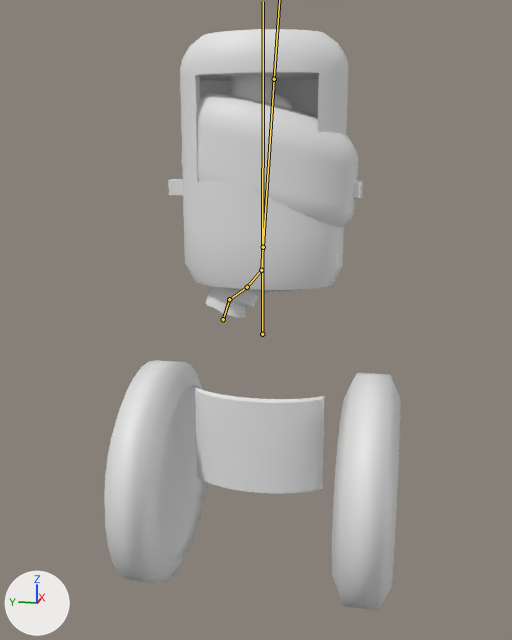
What one commit did to the FBX model Assets/robottikaula.fbx.
One viewpoint serves both versions: a camera (50 mm lens) standing at (-4.08, -0.77, 2.81) and looking at (0.0, 0.04, 1.79). The lights are fixed; the arrows at lower left show +X, +Y and +Z. Both versions are drawn at frame 41 of the action 'Armature|EmptyAction.sivu'; the numbers are the values there. The bones that bend it are drawn over the model as lines.
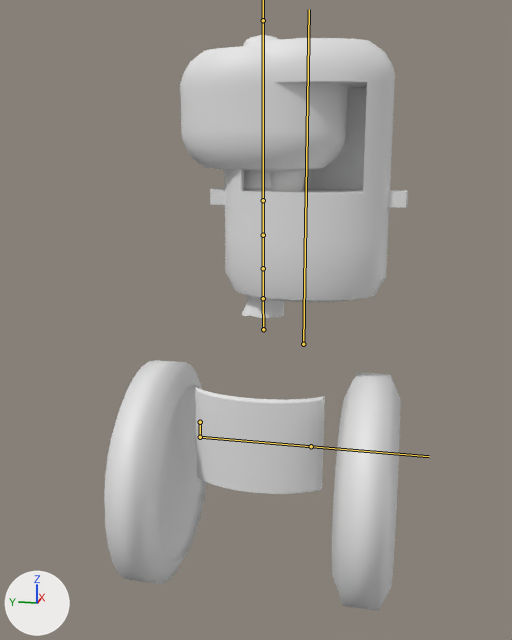
What the commit changed:
Object 'Armature' (bone_rig_object) moves from (0.0, 0.0, 2.25) to (0.0, -0.25, 2.2).
Bone 'Bone.body.001' (bone_bone_body_001) turns from (18, 0, -2) to (-1, 0, -1) degrees about its own x, y and z.
Bone 'Bone.body.001' (bone_bone_body_001) is rescaled from (1.0, 0.78, 1.0) to (1.0, 1.12, 1.0).
Bone 'Bone.body.005' (bone_bone_body_005) turns from (29, 1, -2) to (0, 0, -1) degrees about its own x, y and z.
Bone 'Bone.body.005' (bone_bone_body_005) is rescaled from (1.0, 0.97, 1.07) to (1.0, 1.0, 1.0).
Bone 'Bone.body.004' (bone_bone_body_004) turns from (-11, 0, 1) to (0, 0, 0) degrees about its own x, y and z.
Bone 'Bone.body.004' (bone_bone_body_004) is rescaled from (1.0, 0.98, 1.01) to (1.0, 1.0, 1.0).
Bone 'Bone.body.003' (bone_bone_body_003) turns from (-26, 1, 2) to (0, 0, 1) degrees about its own x, y and z.
Bone 'Bone.body.003' (bone_bone_body_003) is rescaled from (1.0, 0.97, 1.06) to (1.0, 1.0, 1.0).
Bone 'Bone.body.002' (bone_bone_body_002) is rescaled from (1.0, 1.26, 1.0) to (1.0, 0.89, 1.0).

What differs and where, as boxes (x1, y1, x2, y2) in the pictures (512 x 640 px):
'Sphere', posed (17% wider): before (168, 29, 363, 318); after (180, 35, 408, 318)
bone 'Bone.body.001', root to tip: before (223, 319) to (229, 299); after (263, 329) to (263, 298)
bone 'Bone.body.005', root to tip: before (229, 299) to (247, 287); after (263, 298) to (263, 268)
bone 'Bone.body.004', root to tip: before (247, 287) to (261, 270); after (263, 268) to (263, 235)
bone 'Bone.body.003', root to tip: before (261, 270) to (263, 247); after (263, 235) to (263, 200)
bone 'Bone.body.002', root to tip: before (263, 247) to (274, 79); after (263, 200) to (263, 20)
